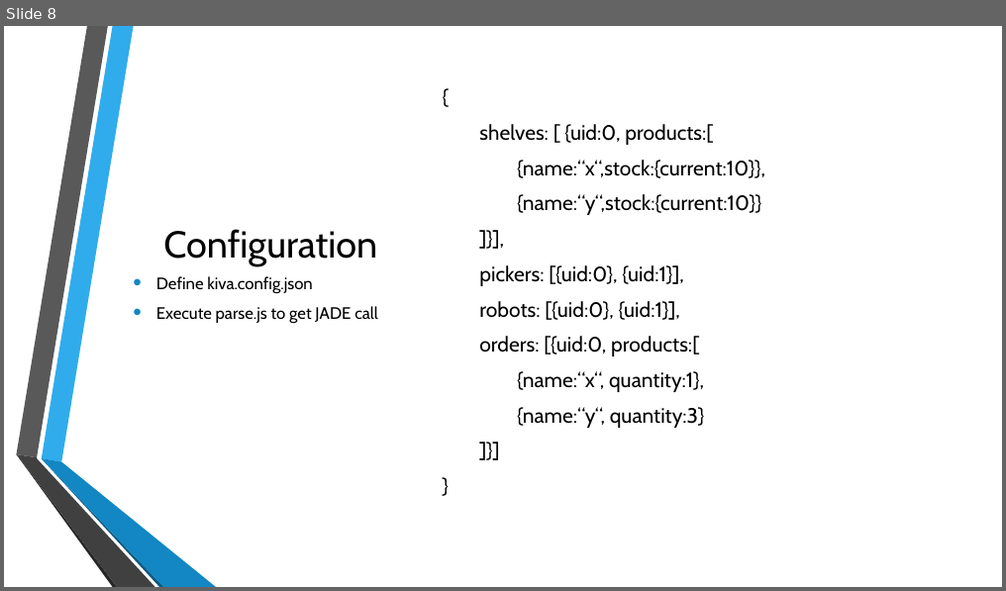
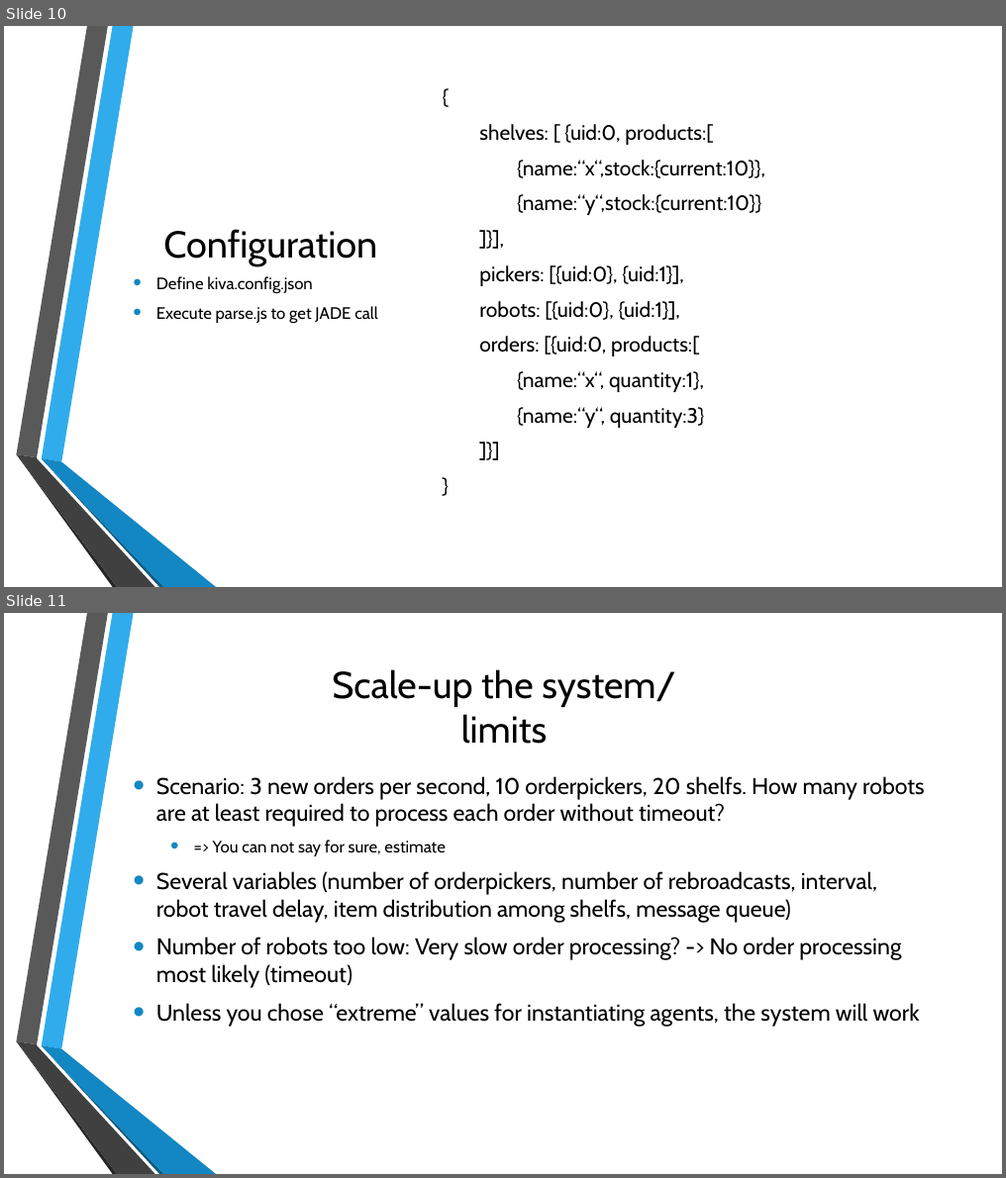
Before and after one commit to autarchprinceps/Multiagent-Warehouse, a slide deck: Documentation/Präsentation.pptx. Shown one above the other, each under a label of ours: slide 8 before the commit, slides 10 and 11 after it. The pictures are 1006x591 and 1006x1178 pixels, drawn with LibreOffice and Linux fonts; fonts in the diff are those of the drawing; background and template pictures are left out. Boxes give left, top, right and bottom in pixels: in the first picture for what was removed or moved away, otherwise in the second. Text is boxed around its words. In the diff, an @@ line names an element or a change of style, - is before the commit and + after.

```diff
--- a/Documentation/Präsentation.pptx
+++ b/Documentation/Präsentation.pptx
@@ slide 11 added at (4, 613, 1002, 1174), background picture (left out); not listed: 6 template elements that a slide beside it also shows @@
@@ title added at (332, 669, 675, 744), 36 pt, text #000000 @@
+Scale-up the system/ limits
@@ text added at (156, 776, 924, 1027), 22 pt, text #000000 @@
+• Scenario: 3 new orders per second, 10 orderpickers, 20 shelfs. How many robots are at least required to process each order without timeout?
+    • => You can not say for sure, estimate
+• Several variables (number of orderpickers, number of rebroadcasts, interval, robot travel delay, item distribution among shelfs, message queue)
+• Number of robots too low: Very slow order processing? -> No order processing most likely (timeout)
+• Unless you chose “extreme” values for instantiating agents, the system will work
@@ what was slide 8 is now slide 10 @@
```
Also in this commit, not shown: 2 slides changed, 2 other slides added, 2 other files.
